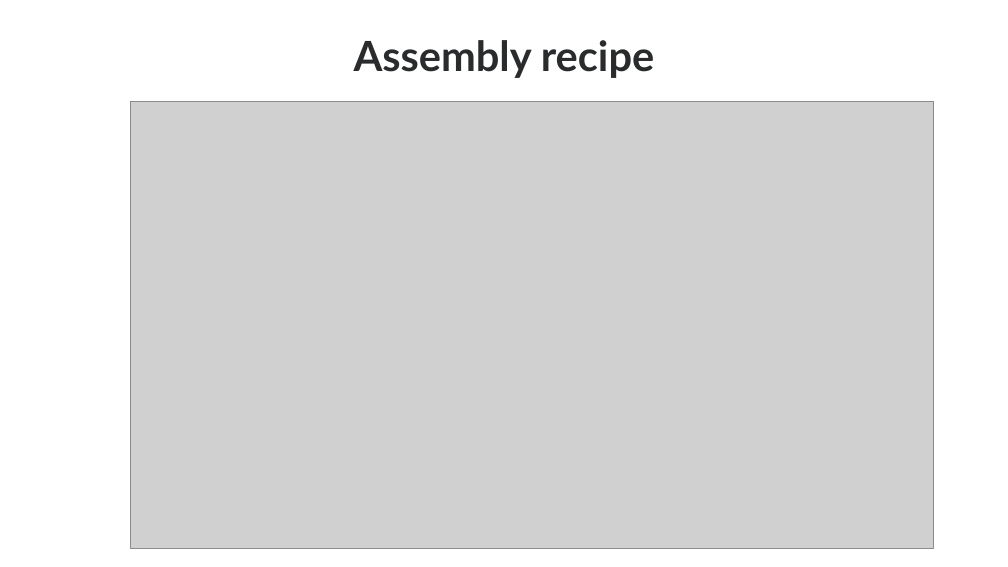
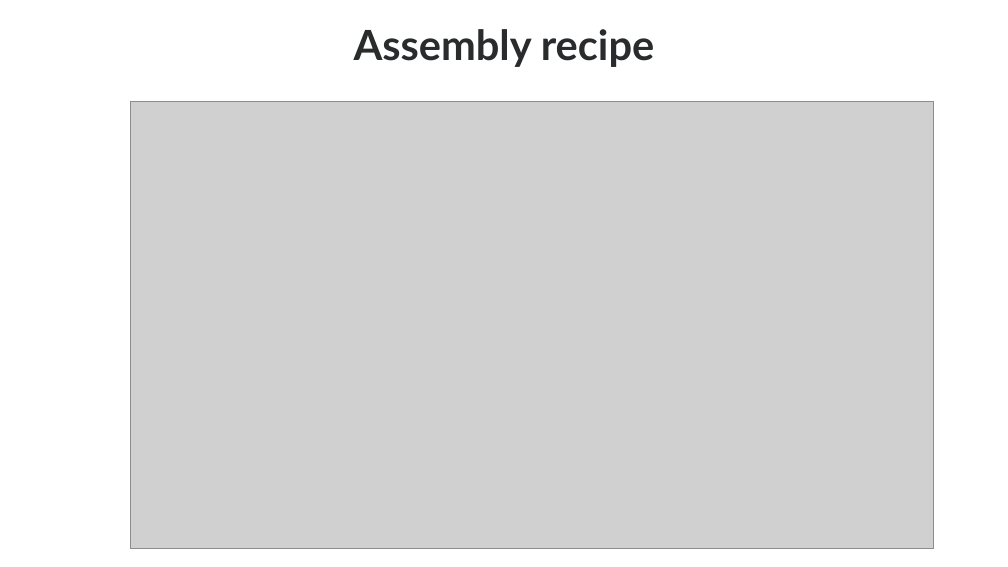
Before and after one commit to Jokendo-collab/aced-bioinfo, a slide deck: slide 8 of JavanIntroSlides/intro2assembly_part1.pptx. Drawn at 1008x567 pixels with LibreOffice and Linux fonts; fonts in the diff are those of the drawing; grey boxes stand for pictures. Boxes give left, top, right and bottom in pixels: in the first picture for what was removed or moved away, otherwise in the second. Text is boxed around its words. In the diff, an @@ line names an element or a change of style, - is before the commit and + after.

```diff
--- a/JavanIntroSlides/intro2assembly_part1.pptx
+++ b/JavanIntroSlides/intro2assembly_part1.pptx
@@ title "Assembly recipe": place and size @@
-title "Assembly recipe" at (354,40,655,78)
+title "Assembly recipe" at (354,29,655,67)
```
Also in this commit, not shown: 8 other slides changed, 1 other file.
